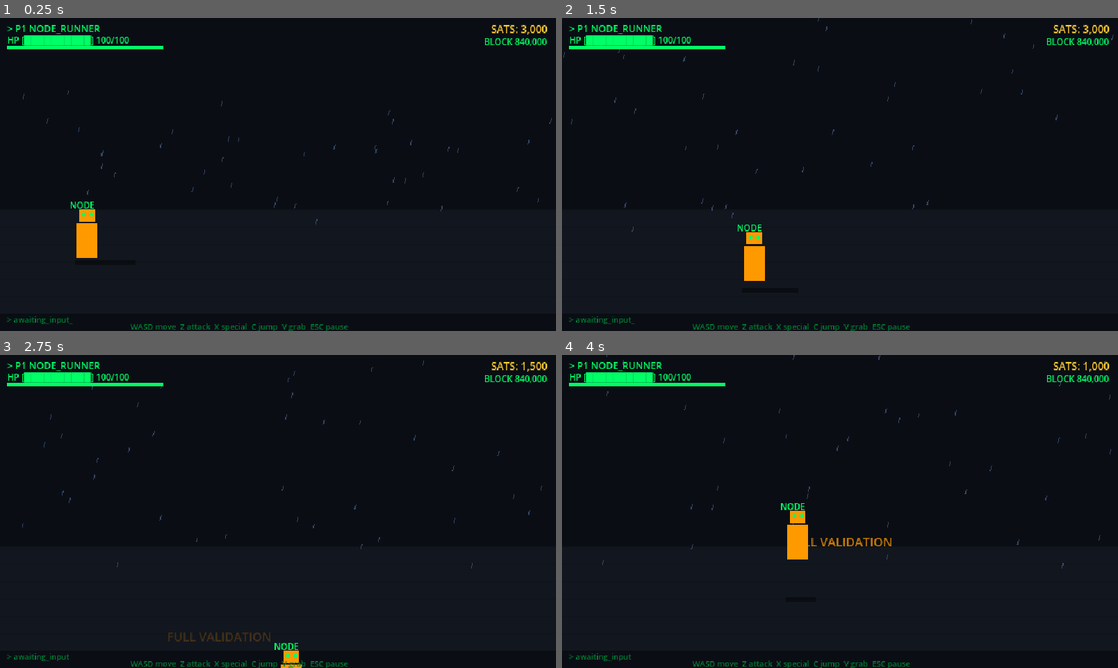
Above: before the commit, frames 1-4 (two rows, left to right).
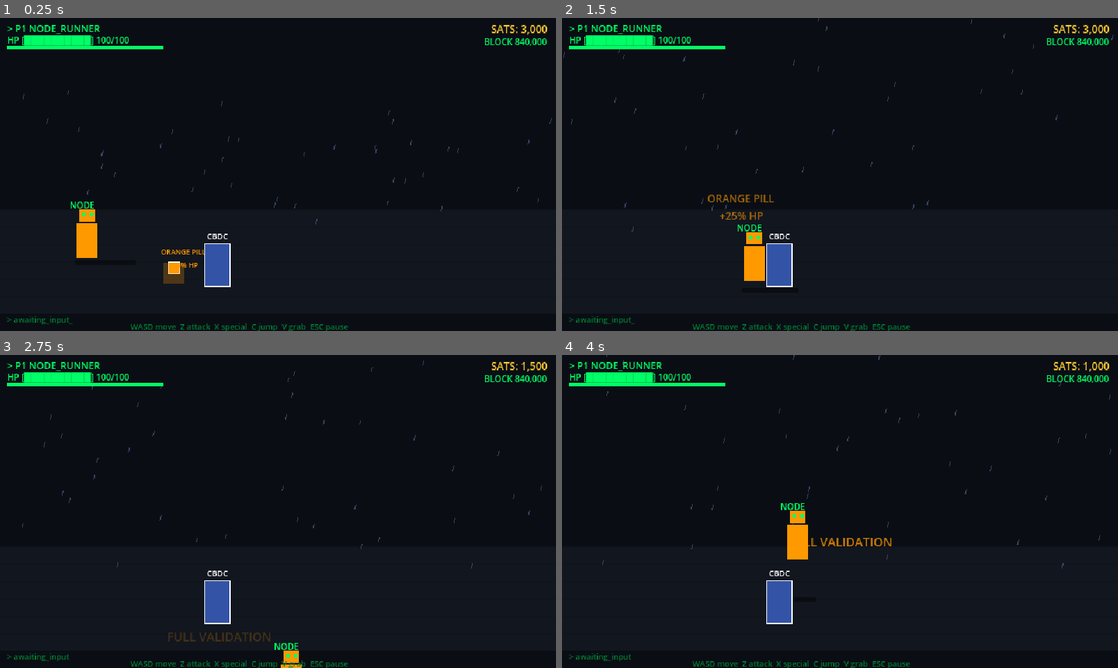
Above: after the commit, the same moments.

Repository: satsdisco/the-last-node-godot
Game: Godot game, scene res://scenes/levels/test_arena.tscn
Two runs of this game, one before a commit and one after it. Both use one fixed random seed, a clock stepped at 60 frames per second and the inputs below.
Inputs:
- Up to frame 1 (0.25 s): no input
- Up to frame 2 (1.5 s): hold D (move_right) 0.53-1.28 s; tap Z (attack) at 0.6 s; tap C (jump) at 0.77 s; tap V (grab) at 0.8, 1.35 s; hold S (move_down) from 1.28 s (still down)
- Up to frame 3 (2.75 s): tap C (jump) at 1.52 s; tap X (special) at 1.55, 2.1 s; release S (move_down) at 2.03 s; hold D (move_right) from 2.03 s (still down); tap Z (attack) at 2.3 s
- Up to frame 4 (4 s): release D (move_right) at 2.78 s; hold W (move_up) 2.78-3.53 s; tap Z (attack) at 2.85 s; tap C (jump) at 3.02, 3.77 s; tap V (grab) at 3.05, 3.6 s; hold A (move_left) from 3.53 s (still down); tap X (special) at 3.8 s

The runs differ from the first frame. In frame 1, 1.1% of the frame differs, in the area x 29-42%, y 68-86%; in frame 2, 1.0%; in frame 3, 0.7%; in frame 4, 0.7%.

Commit message:
Add pickups, power-ups, and destructible props
PICKUPS (pickup.gd):
Complete item system with 7 types:
- SATS: gold coins with magnet effect (72px range, drift toward player)
- ORANGE PILL: +25% HP heal
- FULL NODE: damage buff indicator
- COLD STORAGE: 5 seconds invincibility
- LIGHTNING: speed buff indicator
- WHITEPAPER: kills every enemy on screen (screen clear)
- WEAPON: placeholder for weapon pickups

All pickups: bob animation, auto-expire after 12s, show label with
name + effect, collect on proximity (24px), play SFX + show popup text.

Factory methods: spawn_sats(), spawn_power_up(), spawn_random_drop()

DESTRUCTIBLES (destructible.gd):
Smashable world props:
- VENDING: CBDC machine, 20 HP, drops 300 sats + 40% power-up chance
- CHECKPOINT: KYC gate, 30 HP, drops 200 sats
- BILLBOARD: propaganda poster, 15 HP, drops 100 sats

Attack near a destructible to damage it. Shatters with debris burst,
drops sats and items. Hit flash on damage.

ENEMY DROPS:
Enemies now drop sat pickups (with magnet) + 15% chance of random
power-up on death. Sats are actual collectible objects instead of
instant-add, so you see them scatter and drift toward you.

LEVEL PROPS:
6 destructibles placed along the level path.
3 pre-placed power-ups (2 Orange Pills + 1 Full Node near final fight).

Co-Authored-By: Claude Opus 4.6 (1M context) <noreply@anthropic.com>

Diff:
--- /dev/null
+++ b/scripts/destructible.gd
@@ -0,0 +1,148 @@
+extends StaticBody2D
+class_name Destructible
+
+## Smashable world object — vending machines, checkpoints, billboards.
+## Attack to break. Drops sats + chance of power-up.
+
+enum PropType { VENDING, CHECKPOINT, BILLBOARD }
+
+@export var prop_type: PropType = PropType.VENDING
+@export var prop_hp: int = 20
+@export var drop_sats: int = 300
+@export var drops_power_up: bool = true
+
+var _hp: int
+var _last_hit_time: float = 0
+
+func _ready():
+	_hp = prop_hp
+	add_to_group("destructibles")
+
+	# Collision shape
+	var col = CollisionShape2D.new()
+	var shape = RectangleShape2D.new()
+
+	var body_rect: ColorRect
+	var label_text: String
+
+	match prop_type:
+		PropType.VENDING:
+			shape.size = Vector2(28, 12)
+			body_rect = _make_rect(Vector2(28, 48), Color(0.2, 0.33, 0.65))
+			label_text = "CBDC"
+		PropType.CHECKPOINT:
+			shape.size = Vector2(32, 12)
+			body_rect = _make_rect(Vector2(32, 44), Color(0.33, 0.33, 0.47))
+			label_text = "CHKPT"
+		PropType.BILLBOARD:
+			shape.size = Vector2(50, 8)
+			body_rect = _make_rect(Vector2(50, 30), Color(0.13, 0.2, 0.33))
+			label_text = "CBDC"
+
+	col.shape = shape
+	add_child(col)
+
+	body_rect.position = Vector2(-body_rect.size.x / 2, -body_rect.size.y - 2)
+	body_rect.name = "Body"
+	add_child(body_rect)
+
+	# White border
+	var border = ColorRect.new()
+	border.color = Color.WHITE
+	border.size = body_rect.size + Vector2(2, 2)
+	border.position = body_rect.position - Vector2(1, 1)
+	border.z_index = -1
+	border.name = "Border"
+	add_child(border)
+
+	# Label
+	var lbl = Label.new()
+	lbl.text = label_text
+	lbl.position = Vector2(-25, -body_rect.size.y - 18)
+	lbl.add_theme_font_size_override("font_size", 9)
+	lbl.add_theme_color_override("font_color", Color.WHITE)
+	lbl.horizontal_alignment = HORIZONTAL_ALIGNMENT_CENTER
+	lbl.size = Vector2(50, 16)
+	add_child(lbl)
+
+	z_index = int(global_position.y)
+
+func _make_rect(sz: Vector2, color: Color) -> ColorRect:
+	var r = ColorRect.new()
+	r.size = sz
+	r.color = color
+	return r
+
+func _physics_process(_delta):
+	# Check if player attacked near us
+	for player in get_tree().get_nodes_in_group("players"):
+		if not player is Player or not is_instance_valid(player):
+			continue
+		var now = Time.get_ticks_msec() / 1000.0
+		if player.last_attack_time == _last_hit_time:
+			continue
+		if now - player.last_attack_time > 0.12:
+			continue
+		var dx = global_position.x - player.global_position.x
+		var dy = global_position.y - player.global_position.y
+		if abs(dy) > 24:
+			continue
+		var in_front = (player.facing == 1 and dx > -4 and dx < player.attack_range) or \
+					   (player.facing == -1 and dx < 4 and dx > -player.attack_range)
+		if in_front:
+			_last_hit_time = player.last_attack_time
+			take_hit(player.base_damage)
+
+func take_hit(dmg: int):
+	_hp -= dmg
+
+	# Flash white
+	var body = get_node_or_null("Body")
+	if body:
+		var orig = body.color
+		body.color = Color.WHITE
+		get_tree().create_timer(0.06).timeout.connect(func():
+			if is_instance_valid(body): body.color = orig
+		)
+
+	SFX.hit(get_tree())
+
+	if _hp <= 0:
+		_shatter()
+
+func _shatter():
+	var pos = global_position
+
+	# Debris burst
+	CombatJuice.death_burst(get_parent(), pos + Vector2(0, -20), Color(0.3, 0.4, 0.6))
+
+	# Drop sats
+	Pickup.spawn_sats(get_parent(), pos + Vector2(0, -10), drop_sats)
+
+	# Chance to drop power-up
+	if drops_power_up and randf() < 0.4:
+		var types = [Pickup.PickupType.ORANGE_PILL, Pickup.PickupType.FULL_NODE, Pickup.PickupType.COLD_STORAGE]
+		Pickup.spawn_power_up(get_parent(), pos + Vector2(randf_range(-20, 20), -10), types.pick_random())
+
+	SFX.enemy_die(get_tree())
+	queue_free()
+
+# ==== FACTORY ====
+
+static func spawn(parent: Node, pos: Vector2, type: PropType) -> Destructible:
+	var d = Destructible.new()
+	d.prop_type = type
+	d.global_position = pos
+	match type:
+		PropType.VENDING:
+			d.drop_sats = 300
+			d.drops_power_up = true
+		PropType.CHECKPOINT:
+			d.drop_sats = 200
+			d.drops_power_up = false
+		PropType.BILLBOARD:
+			d.drop_sats = 100
+			d.prop_hp = 15
+			d.drops_power_up = false
+	parent.add_child(d)
+	return d
--- a/scripts/enemy.gd
+++ b/scripts/enemy.gd
@@ -150,10 +150,12 @@
 	var sats = int(drop_sats * GameState.sat_drop_mult())
 
 	SFX.enemy_die(get_tree())
-	SFX.sat_pickup(get_tree())
 	CombatJuice.death_burst(get_parent(), pos + Vector2(0, -20))
-	CombatJuice.sat_popup(get_parent(), pos, sats)
-	GameState.sats += sats
+
+	# Drop sats + random item
+	Pickup.spawn_sats(get_parent(), pos + Vector2(0, -8), sats)
+	if randf() < 0.15:
+		Pickup.spawn_random_drop(get_parent(), pos + Vector2(randf_range(-15, 15), -8))
 
 	died_at.emit(pos, sats)
 	queue_free()
--- /dev/null
+++ b/scripts/pickup.gd
@@ -0,0 +1,213 @@
+extends Area2D
+class_name Pickup
+
+## Base pickup — sat coins, power-ups, weapons. Auto-collected on player overlap.
+
+enum PickupType { SATS, ORANGE_PILL, FULL_NODE, COLD_STORAGE, LIGHTNING, WHITEPAPER, WEAPON }
+
+@export var pickup_type: PickupType = PickupType.SATS
+@export var value: int = 100
+@export var weapon_name: String = ""
+@export var weapon_damage_bonus: int = 0
+@export var weapon_uses: int = 8
+
+var _bob_base_y: float = 0
+var _magnet_range: float = 72.0
+
+func _ready():
+	_bob_base_y = global_position.y
+	collision_layer = 0
+	collision_mask = 0
+	monitoring = true
+	monitorable = true
+
+	# Create collision shape
+	var col = CollisionShape2D.new()
+	var shape = CircleShape2D.new()
+	shape.radius = 20
+	col.shape = shape
+	add_child(col)
+
+	# Visual based on type
+	_create_visual()
+
+	# Auto-expire
+	get_tree().create_timer(12.0).timeout.connect(func():
+		if is_instance_valid(self): queue_free()
+	)
+
+func _create_visual():
+	var color: Color
+	var label_text: String
+	var size_px = Vector2(12, 12)
+
+	match pickup_type:
+		PickupType.SATS:
+			color = Color(1, 0.8, 0.2)
+			label_text = "+%d" % value
+			size_px = Vector2(10, 10)
+		PickupType.ORANGE_PILL:
+			color = Color(1, 0.6, 0)
+			label_text = "ORANGE PILL\n+25% HP"
+		PickupType.FULL_NODE:
+			color = Color(0, 1, 0.4)
+			label_text = "FULL NODE\n1.6X DMG"
+		PickupType.COLD_STORAGE:
+			color = Color(0.4, 0.8, 1)
+			label_text = "COLD STORAGE\nINVINCIBLE 5S"
+		PickupType.LIGHTNING:
+			color = Color(1, 0.93, 0)
+			label_text = "LIGHTNING\n1.3X DMG"
+		PickupType.WHITEPAPER:
+			color = Color(1, 1, 1)
+			label_text = "WHITEPAPER\nSCREEN CLEAR"
+		PickupType.WEAPON:
+			color = Color(0.7, 0.7, 0.7)
+			label_text = weapon_name
+
+	# Glow halo
+	var halo = ColorRect.new()
+	halo.color = Color(color.r, color.g, color.b, 0.25)
+	halo.size = Vector2(24, 24)
+	halo.position = Vector2(-12, -16)
+	halo.name = "Halo"
+	add_child(halo)
+
+	# Item body
+	var body = ColorRect.new()
+	body.color = color
+	body.size = size_px
+	body.position = Vector2(-size_px.x / 2, -size_px.y - 4)
+	add_child(body)
+
+	# Border
+	var border = ColorRect.new()
+	border.color = Color.WHITE
+	border.size = size_px + Vector2(2, 2)
+	border.position = body.position - Vector2(1, 1)
+	border.z_index = -1
+	add_child(border)
+
+	# Label
+	var lbl = Label.new()
+	lbl.text = label_text
+	lbl.position = Vector2(-40, -size_px.y - 22)
+	lbl.add_theme_font_size_override("font_size", 8)
+	lbl.add_theme_color_override("font_color", color)
+	lbl.horizontal_alignment = HORIZONTAL_ALIGNMENT_CENTER
+	lbl.size = Vector2(80, 30)
+	add_child(lbl)
+
+	z_index = int(global_position.y)
+
+func _physics_process(delta):
+	# Bob animation
+	global_position.y = _bob_base_y + sin(Time.get_ticks_msec() / 300.0) * 3
+
+	# Magnet toward nearest player (sats only)
+	if pickup_type == PickupType.SATS:
+		var players = get_tree().get_nodes_in_group("players")
+		for p in players:
+			if not is_instance_valid(p):
+				continue
+			var dist = global_position.distance_to(p.global_position)
+			if dist < _magnet_range:
+				var dir = (p.global_position - global_position).normalized()
+				var pull = 4.0 * (1.0 - dist / _magnet_range)
+				global_position += dir * pull
+				_bob_base_y = global_position.y
+
+	# Check overlap with players
+	for p in get_tree().get_nodes_in_group("players"):
+		if not is_instance_valid(p) or not p is Player:
+			continue
+		if global_position.distance_to(p.global_position) < 24:
+			_collect(p)
+			return
+
+	z_index = int(global_position.y)
+
+func _collect(player: Player):
+	match pickup_type:
+		PickupType.SATS:
+			GameState.sats += value
+			SFX.sat_pickup(get_tree())
+			CombatJuice.sat_popup(get_parent(), global_position, value)
+
+		PickupType.ORANGE_PILL:
+			player.hp = min(player.max_hp, player.hp + int(player.max_hp * 0.25))
+			SFX.sat_pickup(get_tree())
+			_show_effect(player, "ORANGE PILL\n+25% HP", Color(1, 0.6, 0))
+
+		PickupType.FULL_NODE:
+			# Damage buff would need a buff system — for now just heal
+			SFX.special(get_tree())
+			_show_effect(player, "FULL NODE\nDAMAGE UP", Color(0, 1, 0.4))
+
+		PickupType.COLD_STORAGE:
+			player.invuln_until = Time.get_ticks_msec() / 1000.0 + 5.0
+			SFX.special(get_tree())
+			_show_effect(player, "COLD STORAGE\nINVINCIBLE", Color(0.4, 0.8, 1))
+
+		PickupType.LIGHTNING:
+			SFX.special(get_tree())
+			_show_effect(player, "LIGHTNING\nSPEED UP", Color(1, 0.93, 0))
+
+		PickupType.WHITEPAPER:
+			# Kill all enemies on screen
+			SFX.super_move(get_tree())
+			for enemy in get_tree().get_nodes_in_group("enemies"):
+				if is_instance_valid(enemy) and enemy.has_method("take_hit"):
+					enemy.take_hit(9999, 1)
+			_show_effect(player, "WHITEPAPER\nSCREEN CLEAR", Color(1, 1, 1))
+
+		PickupType.WEAPON:
+			SFX.grab(get_tree())
+			_show_effect(player, weapon_name, Color(0.7, 0.7, 0.7))
+
+	queue_free()
+
+func _show_effect(player: Player, text: String, color: Color):
+	var lbl = Label.new()
+	lbl.text = text
+	lbl.global_position = player.global_position + Vector2(-40, -70)
+	lbl.add_theme_font_size_override("font_size", 12)
+	lbl.add_theme_color_override("font_color", color)
+	lbl.horizontal_alignment = HORIZONTAL_ALIGNMENT_CENTER
+	lbl.size = Vector2(80, 40)
+	lbl.z_index = 500
+	get_parent().add_child(lbl)
+	var tween = lbl.create_tween()
+	tween.tween_property(lbl, "global_position:y", player.global_position.y - 100, 1.0)
+	tween.parallel().tween_property(lbl, "modulate:a", 0.0, 1.0)
+	tween.tween_callback(lbl.queue_free)
+
+# ==== FACTORY METHODS ====
+
+static func spawn_sats(parent: Node, pos: Vector2, amount: int) -> Pickup:
+	var p = Pickup.new()
+	p.pickup_type = PickupType.SATS
+	p.value = amount
+	p.global_position = pos
+	parent.add_child(p)
+	return p
+
+static func spawn_power_up(parent: Node, pos: Vector2, type: PickupType) -> Pickup:
+	var p = Pickup.new()
+	p.pickup_type = type
+	p.global_position = pos
+	parent.add_child(p)
+	return p
+
+static func spawn_random_drop(parent: Node, pos: Vector2):
+	# 60% sats, 25% orange pill, 10% power-up, 5% weapon
+	var roll = randf()
+	if roll < 0.60:
+		spawn_sats(parent, pos, [100, 100, 100, 250, 250, 500].pick_random())
+	elif roll < 0.85:
+		spawn_power_up(parent, pos, PickupType.ORANGE_PILL)
+	elif roll < 0.95:
+		var types = [PickupType.FULL_NODE, PickupType.COLD_STORAGE, PickupType.LIGHTNING]
+		spawn_power_up(parent, pos, types.pick_random())
+	else:
+		spawn_power_up(parent, pos, PickupType.WHITEPAPER)
--- a/scripts/test_arena.gd
+++ b/scripts/test_arena.gd
@@ -76,6 +76,19 @@
 	camera.limit_bottom = 360
 	player.add_child(camera)
 	camera.make_current()
+
+	# Destructible props along the level
+	Destructible.spawn(self, Vector2(250, 310), Destructible.PropType.VENDING)
+	Destructible.spawn(self, Vector2(750, 310), Destructible.PropType.CHECKPOINT)
+	Destructible.spawn(self, Vector2(1200, 310), Destructible.PropType.VENDING)
+	Destructible.spawn(self, Vector2(1800, 240), Destructible.PropType.BILLBOARD)
+	Destructible.spawn(self, Vector2(2050, 310), Destructible.PropType.VENDING)
+	Destructible.spawn(self, Vector2(2500, 310), Destructible.PropType.CHECKPOINT)
+
+	# Pre-placed power-ups at key locations
+	Pickup.spawn_power_up(self, Vector2(200, 300), Pickup.PickupType.ORANGE_PILL)
+	Pickup.spawn_power_up(self, Vector2(2180, 300), Pickup.PickupType.ORANGE_PILL)
+	Pickup.spawn_power_up(self, Vector2(2200, 300), Pickup.PickupType.FULL_NODE)
 
 	# Encounters — triggered when player reaches X position
 	_setup_encounters()
